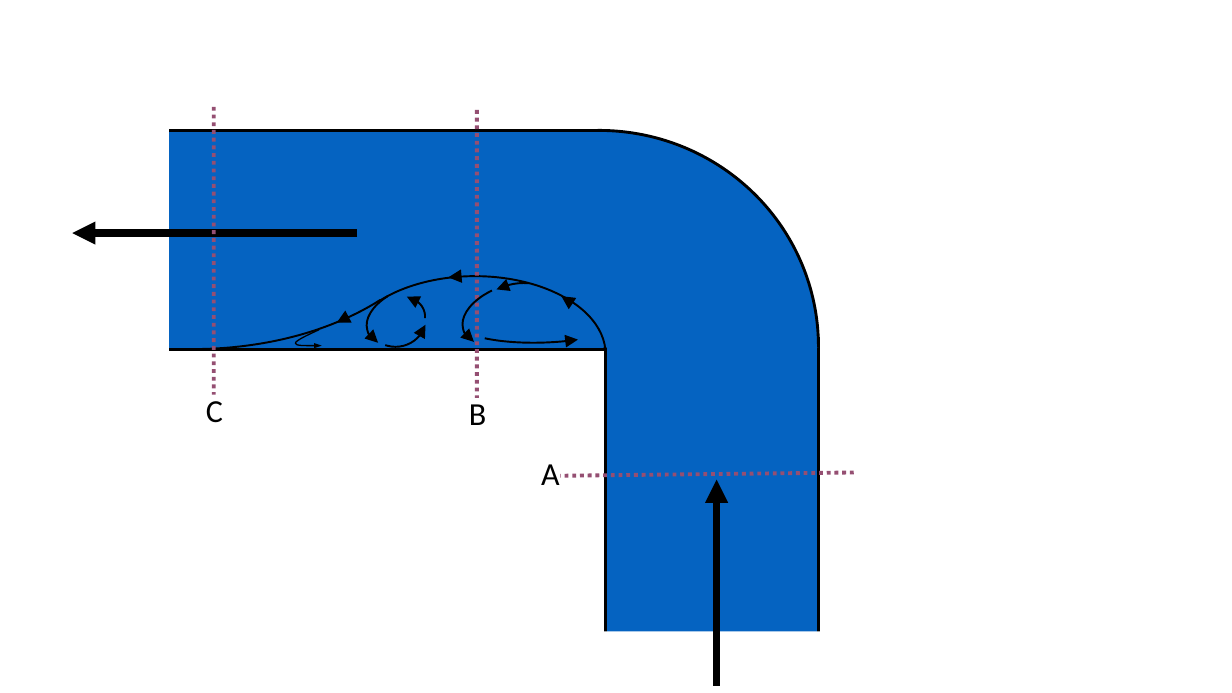
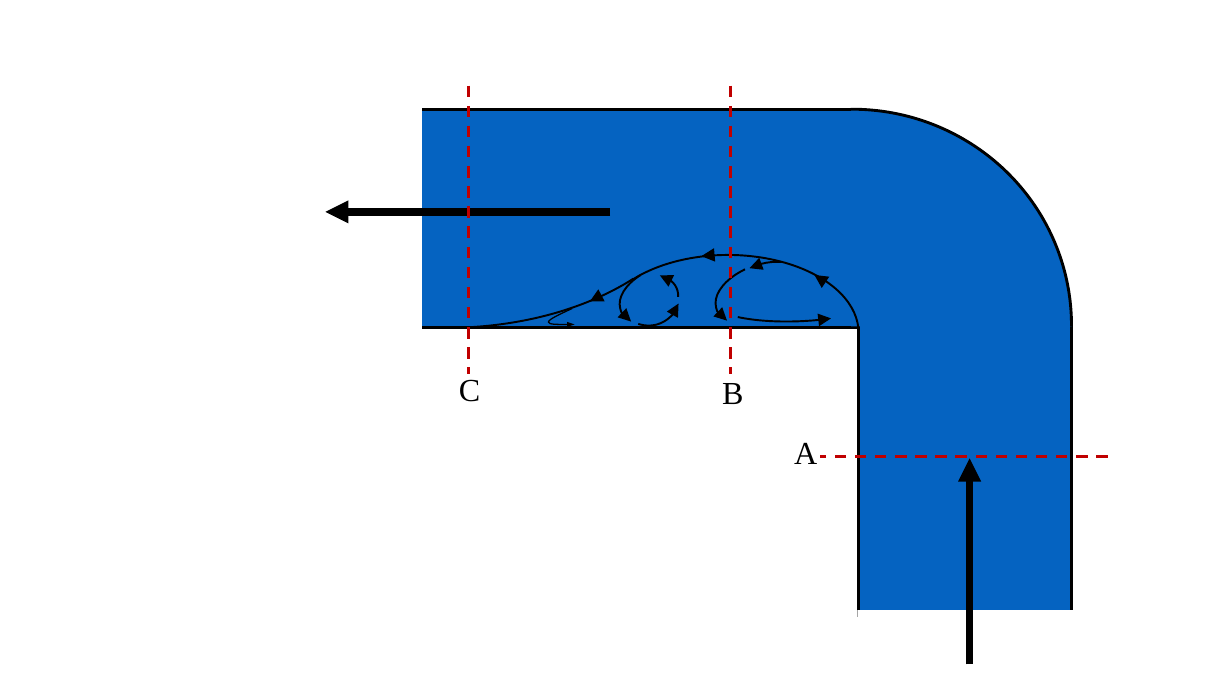
Before and after one commit to CEE-4540/python-tutorial-juandirection, a slide deck: slide 5 of AguaClara Water Treatment Plant Design/Summary Sheets/Diagrams.pptx. Drawn at 1232x693 pixels with LibreOffice and Linux fonts; fonts in the diff are those of the drawing. Boxes give left, top, right and bottom in pixels: in the first picture for what was removed or moved away, otherwise in the second. Text is boxed around its words. In the diff, an @@ line names an element or a change of style, - is before the commit and + after.

```diff
--- a/AguaClara Water Treatment Plant Design/Summary Sheets/Diagrams.pptx
+++ b/AguaClara Water Treatment Plant Design/Summary Sheets/Diagrams.pptx
@@ line moved from (477, 110) - (477, 398) to (469, 86) - (469, 373) @@
@@ line (469, 86) - (469, 373): stroke #954F72 3 pt dashed to #C00000 2.25 pt dashed @@
@@ line added from (731, 86) to (731, 373), #C00000 2.25 pt dashed @@
@@ line removed from (213, 107) to (213, 395) @@
@@ 7 arc (boxed as its full ellipse)s, 4 rectangles, 2 arrows, 2 triangles, 2 freeform shapes, 1 text: place and size @@
-7 arc (boxed as its full ellipse)s, 4 rectangles, 2 arrows, 2 triangles, 2 freeform shapes, 1 text at [0, 21, 825, 686]
+7 arc (boxed as its full ellipse)s, 4 rectangles, 2 arrows, 2 triangles, 2 freeform shapes, 1 text at [185, 0, 1079, 665]
@@ 2 arc (boxed as its full ellipse)s, 1 triangle: place and size @@
-2 arc (boxed as its full ellipse)s, 1 triangle at [447, 270, 651, 360]
+2 arc (boxed as its full ellipse)s, 1 triangle at [699, 249, 904, 338]
@@ font Calibri to Times New Roman in 3 elements at [794, 442, 817, 464], [722, 383, 743, 404], [459, 379, 480, 402] @@
@@ text "C": place and size @@
-text "C" at [206, 401, 223, 423]
+text "C" at [459, 379, 480, 402]
@@ text "B": place and size @@
-text "B" at [469, 404, 486, 425]
+text "B" at [722, 383, 743, 404]
@@ line removed from (854, 472) to (560, 476) @@
@@ line added from (1108, 457) to (820, 457), #C00000 2.25 pt dashed @@
```
Also in this commit, not shown: 4 other slides changed, 1 slide added, 9 other files.
